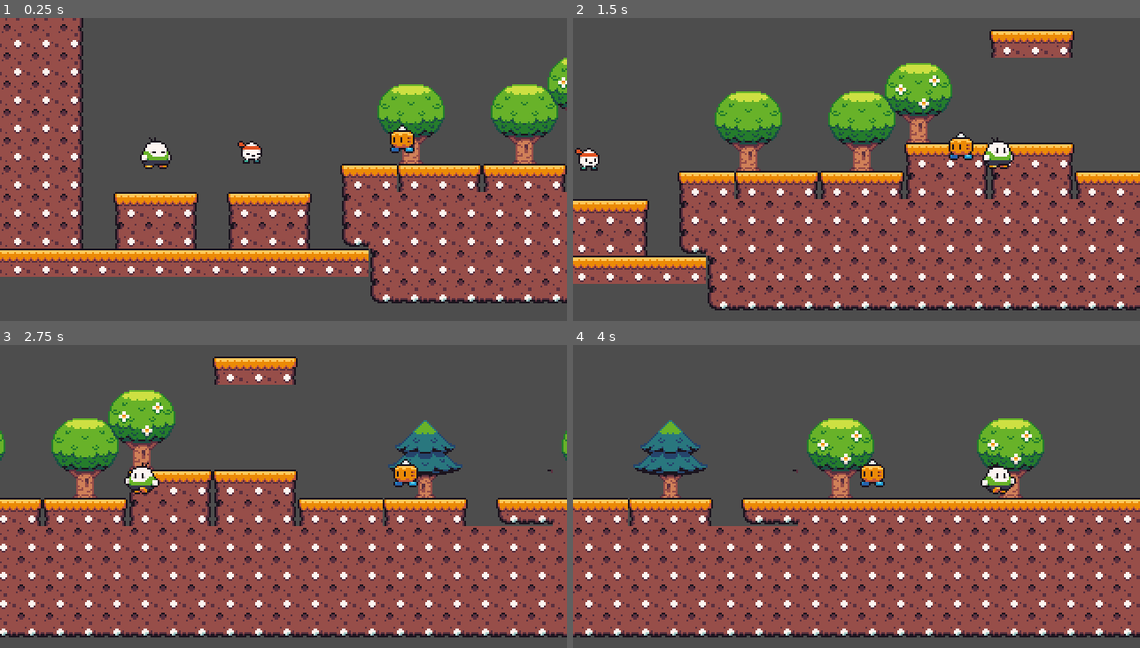
Above: before the commit, frames 1-4 (two rows, left to right).
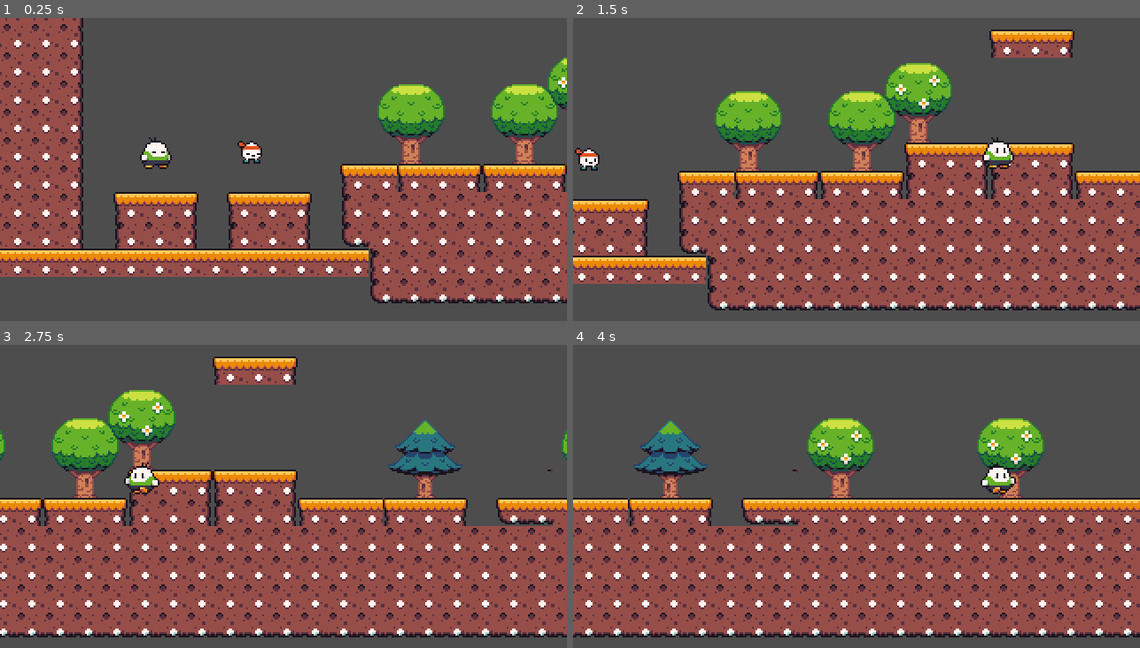
Above: after the commit, the same moments.

Repository: cpmjogos/jogo-de-plataforma-2D
Game: Godot game, scene res://Cenas/level.tscn
Two runs of this game, one before a commit and one after it. Both use one fixed random seed, a clock stepped at 60 frames per second and the inputs below.
Inputs:
- Up to frame 1 (0.25 s): no input
- Up to frame 2 (1.5 s): tap Enter (ui_accept) at 0.5, 0.77 s; hold Right (ui_right) from 0.53 s (still down)
- Up to frame 3 (2.75 s): tap Enter (ui_accept) at 1.52 s; release Right (ui_right) at 2.03 s; hold Left (ui_left) from 2.03 s (still down)
- Up to frame 4 (4 s): release Left (ui_left) at 2.78 s; hold Right (ui_right) from 2.78 s (still down); tap Enter (ui_accept) at 3.02, 3.77 s

The runs differ from the first frame. In frame 1, 0.3% of the frame differs, in the area x 68-74%, y 35-45%; in frame 2, 0.3%; in frame 3, 0.3%; in frame 4, 0.3%, in the area x 50-55%, y 37-47%.
Error before the commit: Attempt to call function 'play' in base 'null instance' on a null instance. (res://atores/Enemy_3/enemy_3.gd:17)

Commit message:
enemy-2 e level-2 ok

Diff:
--- a/Cenas/level.tscn
+++ b/Cenas/level.tscn
@@ -1,10 +1,9 @@
-[gd_scene load_steps=10 format=3 uid="uid://s88w4l44mqxm"]
+[gd_scene load_steps=9 format=3 uid="uid://s88w4l44mqxm"]
 
 [ext_resource type="Texture2D" uid="uid://27nilnvvflq4" path="res://Pacotes/Seasonal Tilesets/2 - Autumn Forest/Terrain (16 x 16).png" id="1_6ecg6"]
 [ext_resource type="Texture2D" uid="uid://c7b5uckun05io" path="res://Pacotes/Seasonal Tilesets/1 - Grassland/Grassland_entities (16 x 16).png" id="2_ttj75"]
 [ext_resource type="PackedScene" uid="uid://ct51tm2howq7k" path="res://atores/player.tscn" id="3_m544g"]
 [ext_resource type="PackedScene" uid="uid://cigpmin47n1lu" path="res://atores/Enemy_2/enemy_2.tscn" id="4_x1ay0"]
-[ext_resource type="PackedScene" uid="uid://dpoj6k4vgyx5j" path="res://atores/Enemy_3/enemy_3.tscn" id="5_p5jgj"]
 
 [sub_resource type="RectangleShape2D" id="RectangleShape2D_7wwae"]
 size = Vector2(294, 11.75)
@@ -294,6 +293,3 @@
 
 [node name="enemy_2" parent="." instance=ExtResource("4_x1ay0")]
 position = Vector2(92, 281)
-
-[node name="enemy_3" parent="." instance=ExtResource("5_p5jgj")]
-position = Vector2(152, 275)
--- a/Cenas/level_2.tscn
+++ b/Cenas/level_2.tscn
@@ -1,8 +1,9 @@
-[gd_scene load_steps=8 format=3 uid="uid://cht0dyhwjy8hp"]
+[gd_scene load_steps=9 format=3 uid="uid://cht0dyhwjy8hp"]
 
 [ext_resource type="Texture2D" uid="uid://27nilnvvflq4" path="res://Pacotes/Seasonal Tilesets/2 - Autumn Forest/Terrain (16 x 16).png" id="1_81oxk"]
 [ext_resource type="Texture2D" uid="uid://c7b5uckun05io" path="res://Pacotes/Seasonal Tilesets/1 - Grassland/Grassland_entities (16 x 16).png" id="2_k425r"]
 [ext_resource type="PackedScene" uid="uid://ct51tm2howq7k" path="res://atores/player.tscn" id="3_5iliu"]
+[ext_resource type="PackedScene" uid="uid://cigpmin47n1lu" path="res://atores/Enemy_2/enemy_2.tscn" id="4_63wwy"]
 
 [sub_resource type="RectangleShape2D" id="RectangleShape2D_7wwae"]
 size = Vector2(294, 11.75)
@@ -289,3 +290,6 @@
 
 [node name="Player" parent="." instance=ExtResource("3_5iliu")]
 position = Vector2(38, 251)
+
+[node name="enemy_2" parent="." instance=ExtResource("4_63wwy")]
+position = Vector2(99, 282)
--- a/atores/Enemy_2/enemy_2.gd
+++ /dev/null
@@ -1,22 +0,0 @@
-extends Node2D
-
-var velocity = Vector2(100, 0)  # Velocidade do movimento horizontal
-var direction = 1  # Direção do movimento (1 para a direita, -1 para a esquerda)
-@onready var animation_player = $AnimatedSprite  # Referência ao nó AnimatedSprite
-
-#@onready var animation := $anime as AnimatedSprite2D
-
-func _ready():
-	set_process(true)  # Habilita o processo
-
-func _process(delta):
-	# Mova o personagem horizontalmente
-	var motion = velocity * direction * delta
-	position += motion
-
-	# Alterne entre as animações run e idle com base na direção do movimento
-	if motion.x != 0:
-		animation_player.play("run")
-		animation_player.flip_h = (direction == -1)
-	else:
-		animation_player.play("idle")
--- a/atores/Enemy_3/enemy_3.gd
+++ /dev/null
@@ -1,20 +0,0 @@
-extends Node2D
-
-var velocity = Vector2(100, 0)  # Velocidade do movimento horizontal
-var direction = 1  # Direção do movimento (1 para a direita, -1 para a esquerda)
-@onready var animation_player := $AnimatedSprite  # Referência ao nó AnimatedSprite
-
-func _ready():
-	set_process(true)  # Habilita o processo
-
-func _process(delta):
-	# Mova o personagem horizontalmente
-	var motion = velocity * direction * delta
-	position += motion
-
-	# Alterne entre as animações run e idle com base na direção do movimento
-	if motion.x != 0:
-		animation_player.play("run")
-		animation_player.flip_h = (direction == -1)
-	else:
-		animation_player.play("idle")
--- a/atores/Enemy_3/enemy_3.tscn
+++ /dev/null
@@ -1,58 +0,0 @@
-[gd_scene load_steps=9 format=3 uid="uid://dpoj6k4vgyx5j"]
-
-[ext_resource type="Script" path="res://atores/Enemy_3/enemy_3.gd" id="1_mb7ua"]
-[ext_resource type="Texture2D" uid="uid://gld0b37d1eb1" path="res://Pacotes/Sprite Pack 2/4 - Robo Pumpkin/Standing (16 x 16).png" id="2_n65xv"]
-[ext_resource type="Texture2D" uid="uid://d4krunvchaye4" path="res://Pacotes/Sprite Pack 2/4 - Robo Pumpkin/Walking (16 x 16).png" id="3_u23jq"]
-
-[sub_resource type="RectangleShape2D" id="RectangleShape2D_4ti5j"]
-size = Vector2(14, 13)
-
-[sub_resource type="AtlasTexture" id="AtlasTexture_wxyq0"]
-atlas = ExtResource("2_n65xv")
-region = Rect2(0, 0, 16, 16)
-
-[sub_resource type="AtlasTexture" id="AtlasTexture_q8mmf"]
-atlas = ExtResource("3_u23jq")
-region = Rect2(0, 0, 16, 16)
-
-[sub_resource type="AtlasTexture" id="AtlasTexture_kmahh"]
-atlas = ExtResource("3_u23jq")
-region = Rect2(16, 0, 16, 16)
-
-[sub_resource type="SpriteFrames" id="SpriteFrames_70f8v"]
-animations = [{
-"frames": [{
-"duration": 1.0,
-"texture": SubResource("AtlasTexture_wxyq0")
-}],
-"loop": true,
-"name": &"idle",
-"speed": 5.0
-}, {
-"frames": [{
-"duration": 1.0,
-"texture": SubResource("AtlasTexture_q8mmf")
-}, {
-"duration": 1.0,
-"texture": SubResource("AtlasTexture_kmahh")
-}],
-"loop": true,
-"name": &"run",
-"speed": 10.0
-}]
-
-[node name="enemy_2" type="CharacterBody2D"]
-collision_mask = 2
-script = ExtResource("1_mb7ua")
-
-[node name="colisor" type="CollisionShape2D" parent="."]
-position = Vector2(0, -7.5)
-shape = SubResource("RectangleShape2D_4ti5j")
-
-[node name="anime" type="AnimatedSprite2D" parent="."]
-position = Vector2(0, -9)
-sprite_frames = SubResource("SpriteFrames_70f8v")
-animation = &"run"
-autoplay = "idle"
-
-[node name="animator" type="AnimationPlayer" parent="."]
